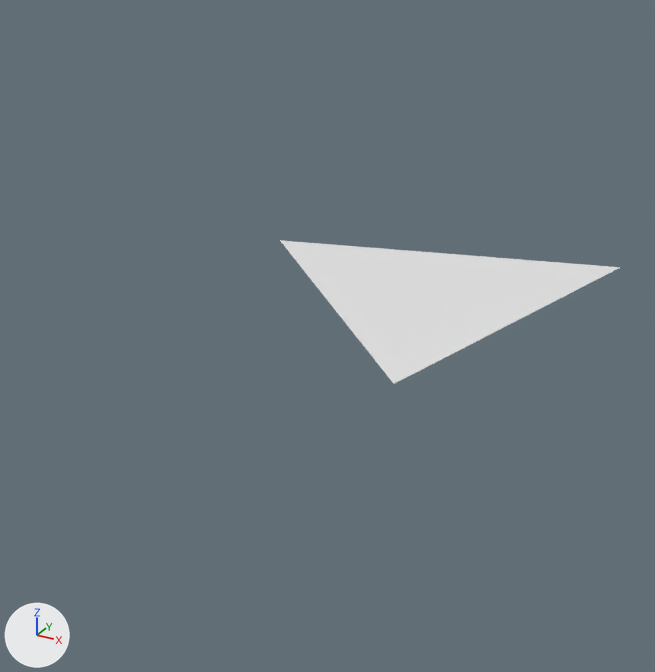
Before and after pictures for a commit that changed the FBX model Assets/_ProceduralMaze/Models/Triangle.fbx.
Rendered twice from a 50 mm camera at (1.73, -3.13, 2.11) aimed at (0.05, -0.08, 0.59). Lighting does not change. The marker at lower left points along +X, +Y and +Z. Where no turn or scale is listed for an object, it has been applied to the vertices.
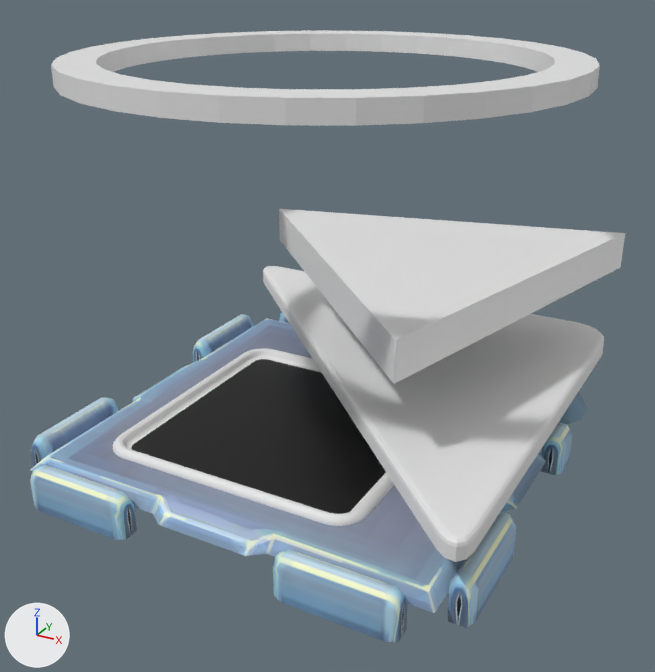
Pixel boxes (x1, y1, x2, y2) of what changed, in the pictures (655 x 672 px):
'Component_PuzzleBackground', added (blue): after (30, 312, 588, 642)
'Button', added: after (263, 266, 604, 562)
'Plane', reshaped, moved (21% taller): before (280, 240, 620, 384); after (279, 209, 625, 384)
'Ring', added: after (51, 31, 600, 126)
'Screen', added (black): after (113, 348, 394, 526)
    faces in mat_material_002 (black #000000): (131, 359, 386, 514)
    faces in mat_material_001 (white #e7e7e7): (113, 348, 394, 526)

Patch to the scene script:
```diff
--- a/Assets/_ProceduralMaze/Models/Triangle.fbx.py
+++ b/Assets/_ProceduralMaze/Models/Triangle.fbx.py
@@ img_component_puzzlebackground_psd @@
+img_component_puzzlebackground_psd = load_image('Component_PuzzleBackground.psd', '../../KMAssets/Textures/Components/Component_PuzzleBackground.png', 1024, 1024, 'sRGB')
@@ mat_material_001 @@
+mat_material_001 = principled_material('Material.001')
+mat_material_001.base_color = (0.8, 0.8, 0.8)  # white #e7e7e7
@@ mat_material_002 @@
+mat_material_002 = principled_material('Material.002')
+mat_material_002.base_color = (0.0, 0.0, 0.0)  # black #000000
@@ mat_component_puzzleback_mat @@
+mat_component_puzzleback_mat = principled_material('Component_PuzzleBack_mat')
+mat_component_puzzleback_mat.texture = img_component_puzzlebackground_psd
+mat_component_puzzleback_mat.roughness = 0.553
@@ me_plane_002 @@
 me_plane_002.from_pydata(...)  # 3 vertices, 1 face; spans x -0.92..0.67, y -0.92..0.67, z 0.0
 # used by ob_plane; location = (0.333, 0.333, 0.718)
 # verts and faces of me_plane_002; kept vertices keep their numbers, new ones are numbered from 3
 # before: 0 (0.26, -0.92, 0.0) at pixel (393, 383), 1 (-0.92, 0.26, 0.0) at pixel (279, 240), 2 (0.67, 0.67, 0.0) at pixel (620, 267)
+# me_plane_002 part 1
+delete_vertices([0, 1, 2])  # with the faces that use them
+verts[3] = (0.26, -0.92, -0.08)  # pixel (393, 383)
+verts[4] = (-0.92, 0.26, -0.08)  # pixel (279, 240)
+verts[5] = (0.67, 0.67, -0.08)  # pixel (620, 267)
+for new, old in zip([6, 7, 8], [3, 4, 5]): verts[new] = verts[old] + (0.0, 0.0, 0.16)
+faces += [(3, 4, 5), (6, 8, 7), (3, 6, 7, 4), (4, 7, 8, 5), (3, 5, 8, 6)]
@@ me_cylinder @@
+me_cylinder.from_pydata(...)  # 128 vertices, 68 faces; spans x -1.0..1.0, y -1.0..1.0, z -0.04..0.04
@@ me_plane @@
+me_plane.from_pydata(...)  # 75 vertices, 62 faces; spans x -1.25..0.67, y -1.25..0.67, z -0.04..0.04
@@ me_plane_001 @@
+me_plane_001.from_pydata(...)  # 576 vertices, 530 faces; spans x -0.595..0.595, y -0.595..0.595, z 0.0..0.093
+# faces by material slot: [529, 1]
+me_plane_001.materials.append(mat_material_001)  # white #e7e7e7
+me_plane_001.materials.append(mat_material_002)  # black #000000
@@ me_mesh @@
+me_mesh.from_pydata(...)  # 437 vertices, 317 faces; spans x -1.0..1.0, y -1.0..1.0, z -0.09..0.2
+me_mesh.materials.append(mat_component_puzzleback_mat)  # picture img_component_puzzlebackground_psd
@@ ob_plane @@
 ob_plane = bpy.data.objects.new('Plane', me_plane_002)
-ob_plane.location = (0.333, 0.333, 0.718)
+ob_plane.location = (0.333, 0.333, 0.8)
@@ ob_ring @@
+ob_ring = bpy.data.objects.new('Ring', me_cylinder)
+ob_ring.location = (0.0, 0.0, 1.665)
@@ ob_button @@
+ob_button = bpy.data.objects.new('Button', me_plane)
+ob_button.location = (0.329, 0.329, 0.377)
@@ ob_screen @@
+ob_screen = bpy.data.objects.new('Screen', me_plane_001)
+ob_screen.location = (-0.094, -0.112, 0.082)
@@ ob_component_puzzlebackground @@
+ob_component_puzzlebackground = bpy.data.objects.new('Component_PuzzleBackground', me_mesh)
+ob_component_puzzlebackground.location = (0.0, 0.0, 0.0)
```
